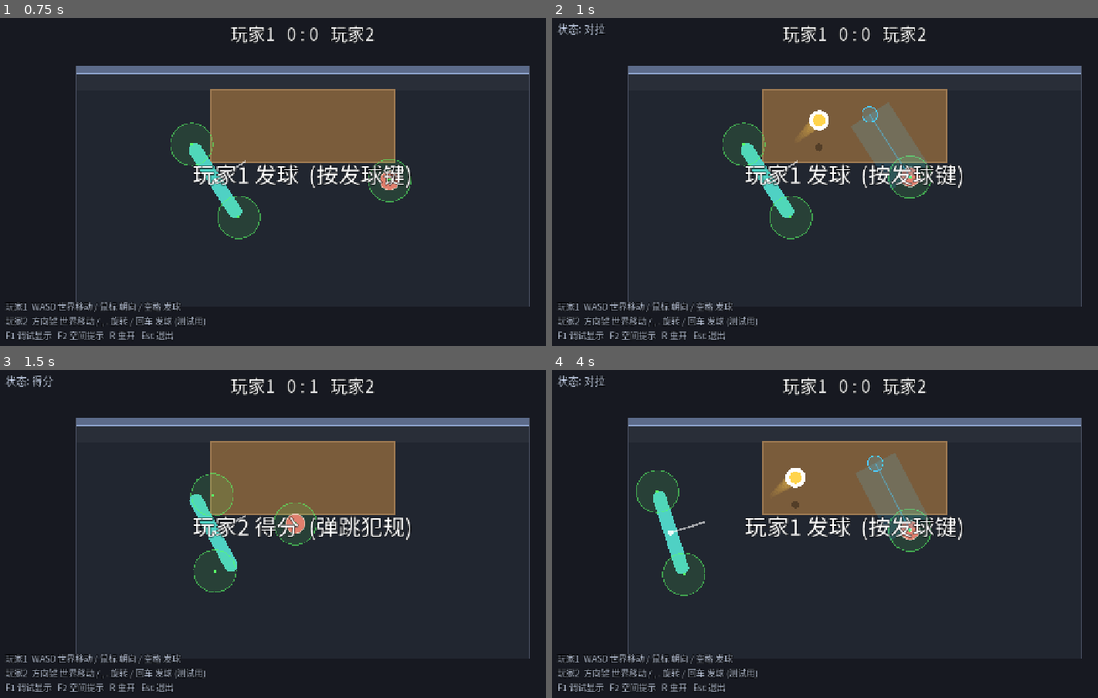
Above: before the commit, frames 1-4 (two rows, left to right).
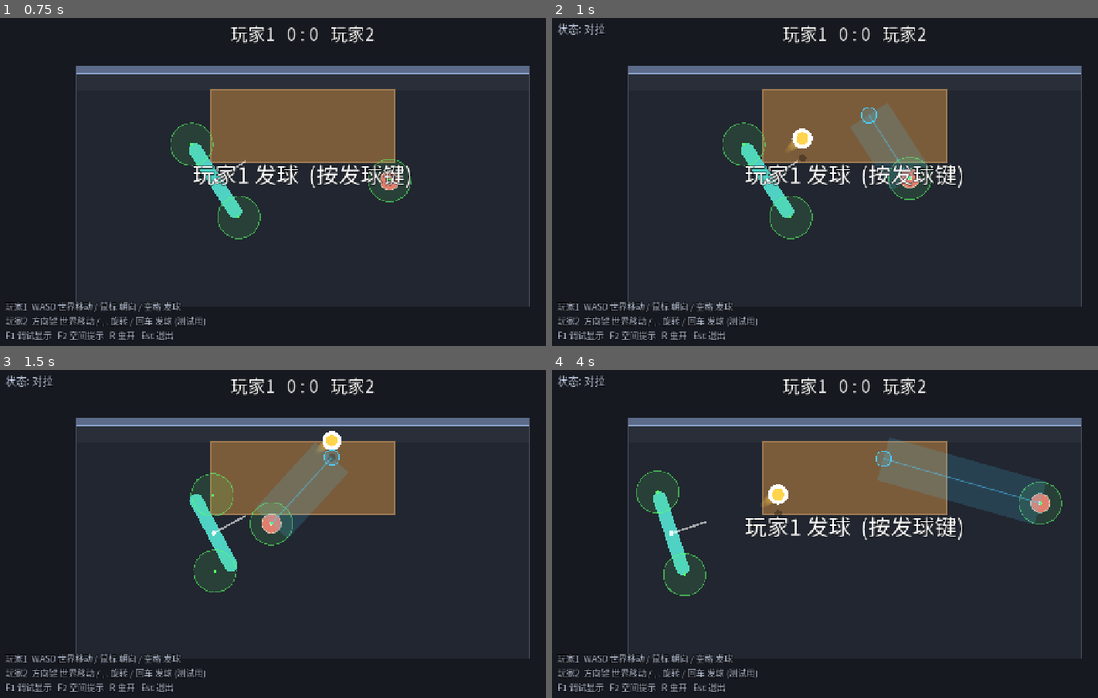
Above: after the commit, the same moments.

Repository: shuperidou/BMA-Arena
Game: Godot game, scene res://scenes/Main.tscn
Same seed, same stepped clock (60 frames per second), same inputs: the game is played once before the commit and once after it.
Inputs (mouse positions are in pixels of both pictures, inside the frame that each line leads up to):
- Up to frame 1 (0.75 s): tap Enter at 0.5, 0.6 s; move the mouse to (436, 168) at 0.52 s; hold D from 0.53 s (still down); click (436, 168) at 0.67 s
- Up to frame 2 (1 s): keep holding D; tap Space at 0.77 s
- Up to frame 3 (1.5 s): release D at 1.25 s; drag from (180, 556) to (273, 606) at 1.27 s
- Up to frame 4 (4 s): move the mouse to (917, 461) at 2.02 s; hold D 2.03-2.75 s; tap 1 at 2.1 s; drag from (825, 606) to (666, 484) at 2.77 s; move the mouse to (1037, 589) at 3.52 s; hold A from 3.53 s (still down); tap R at 3.6 s; tap Space at 3.77 s

Frame 1 is identical in both runs. In frame 2, 0.8% of the frame differs, in the area x 43-70%, y 26-56%; in frame 3, 4.1%; in frame 4, 6.4%, in the area x 15-94%, y 20-69%.

Commit message:
rules: table-before-wall fault only applies to the serve; returns only need wall->table

Diff:
--- a/scripts/autoload/game_config.gd
+++ b/scripts/autoload/game_config.gd
@@ -114,10 +114,10 @@
 var wall_return_depth_frac: float = 0.8  ## 0=远边, 1=近边。落点=远边+深度*frac [TUNED]
 
 ## 击球赋予的初速度
-var ball_hit_speed: float = 620.0      ## [TUNED]
-var ball_hit_vz: float = 660.0         ## [TUNED]
-var ball_hit_vz_min: float = 650.0
-var ball_hit_vz_max: float = 760.0
+var ball_hit_speed: float = 420.0      ## [TUNED]
+var ball_hit_vz: float = 450.0         ## [TUNED]
+var ball_hit_vz_min: float = 450.0
+var ball_hit_vz_max: float = 550.0
 var hit_player_vel_influence: float = 0.5
 
 ## 可击球的高度范围 (第一阶段宽松)
--- a/scripts/ball/ball.gd
+++ b/scripts/ball/ball.gd
@@ -44,6 +44,7 @@
 var last_hit_info: Dictionary = {} ## 上次击球调试信息
 var _trail: Array[Vector2] = []   ## 拖尾 (存视觉位置，含高度偏移)
 var _last_surface: int = 0        ## 最近一次弹跳的面 (0=无 1=桌 2=墙) —— 同面连弹即结算
+var serve_shot: bool = false      ## 本次是否为发球 (发球必须先弹桌再撞墙; 回击只需墙->桌)
 
 func _ready() -> void:
 	radius = GameConfig.ball_radius
@@ -98,8 +99,9 @@
 	# --- 墙 (顶边)：XY 反弹，仅在有效高度内 ---
 	var wall_y: float = GameConfig.wall_inner_y()
 	if position.y - radius <= wall_y and vel.y < 0.0 and z <= GameConfig.wall_max_height:
-		# 墙连弹, 或"没先弹桌就撞墙"(违反 桌->墙 顺序) -> 击球方失误, 直接结算
-		if _last_surface == 2 or table_bounces == 0:
+		# 墙连弹 -> 直接结算; 发球没先弹桌就撞墙(违反 桌->墙)也算失误。
+		# 注意: 回击不需要先碰桌 (只需 墙->桌), 所以 table_bounces==0 只对发球判罚。
+		if _last_surface == 2 or (serve_shot and table_bounces == 0):
 			_die(GameTypes.DeathReason.BAD_BOUNCE)
 			return
 		position.y = wall_y + radius
--- a/scripts/match/match.gd
+++ b/scripts/match/match.gd
@@ -127,6 +127,7 @@
 	ball.z = GameConfig.table_z
 	var info: Dictionary = server.compute_serve(ball)
 	ball.launch_velocity(info.velocity, info.vz)
+	ball.serve_shot = true
 	ball.last_hitter = server
 	last_hitter = server
 	expected_receiver = _other(server)
@@ -161,6 +162,7 @@
 func _apply_hit(player: PlayerController, hit_point: HitPoint) -> void:
 	var info: Dictionary = player.compute_hit(hit_point, ball)
 	ball.launch_velocity(info.velocity, info.vz)
+	ball.serve_shot = false
 	ball.z = maxf(ball.z, GameConfig.table_z)
 	ball.register_hit(info)
 	ball.last_hitter = player
